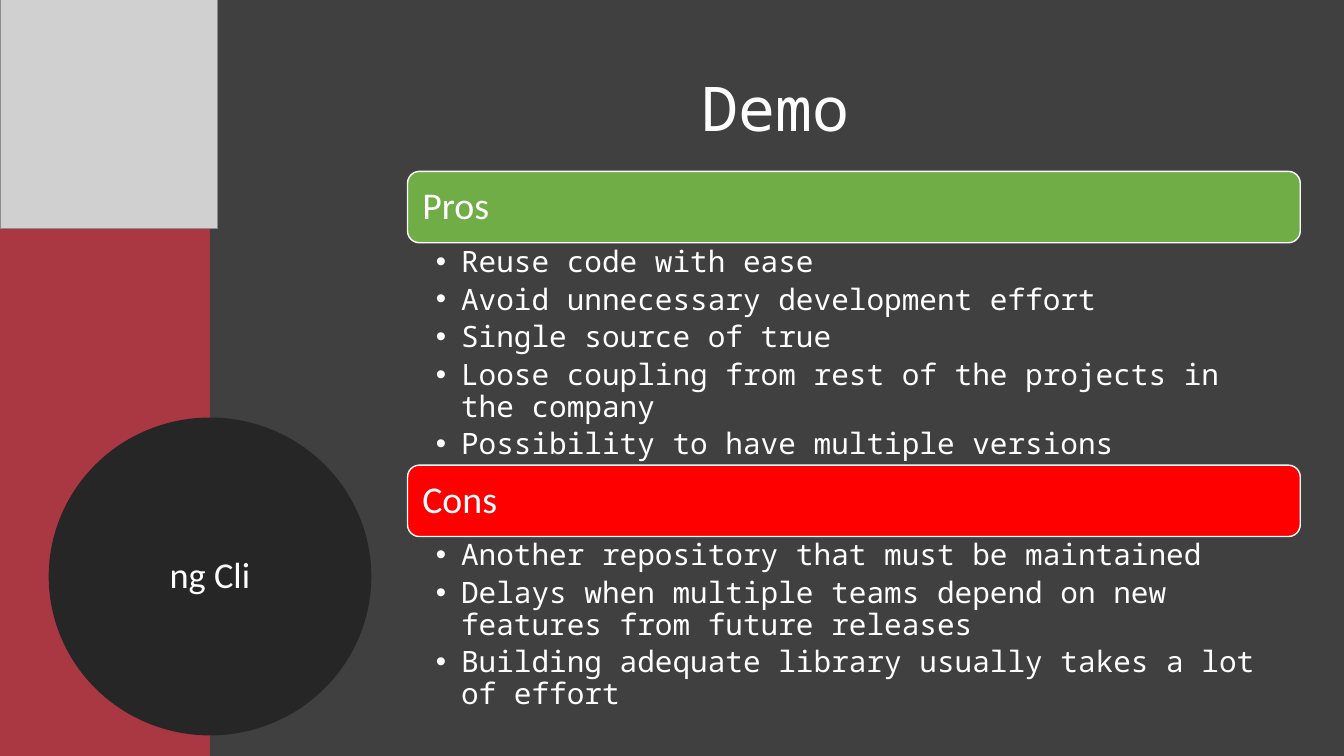
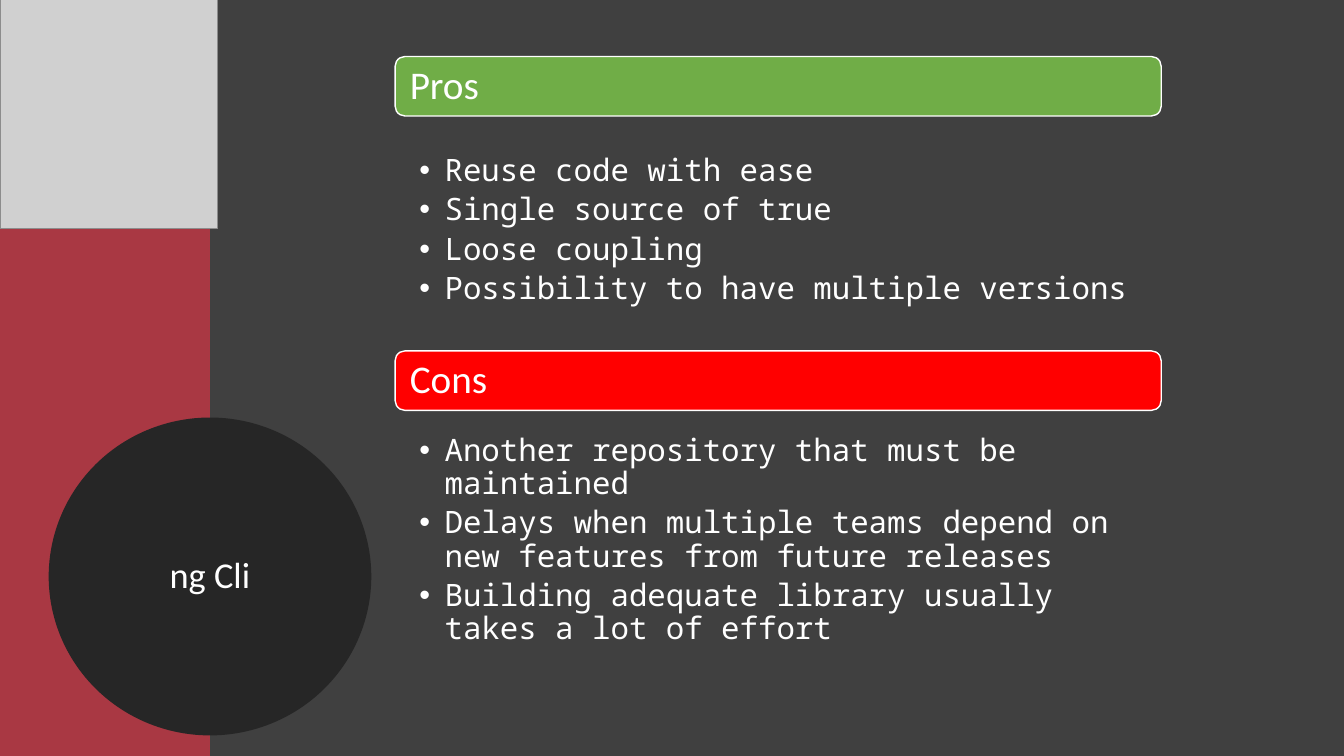
Before and after one commit to Xapuu/programingStuff, a slide deck: slide 14 of ngMeetup.pptx. Drawn at 1344x756 pixels with LibreOffice and Linux fonts; fonts in the diff are those of the drawing; grey boxes stand for pictures. Boxes give left, top, right and bottom in pixels: in the first picture for what was removed or moved away, otherwise in the second. Text is boxed around its words. In the diff, an @@ line names an element or a change of style, - is before the commit and + after.

Commit message:
WIP: Presentation

```diff
--- a/ngMeetup.pptx
+++ b/ngMeetup.pptx
@@ rounded rectangle: place and size @@
-rounded rectangle at (407,171,1301,243)
+rounded rectangle at (395,56,1162,116)
@@ text "Pros": place and size @@
-text "Pros" at (422,194,489,220)
+text "Pros" at (410,74,479,100)
@@ text "Pros" at (410,74,479,100): size 27 to 28 pt @@
@@ text removed at (701,87,849,132) @@
-Demo
@@ text "Reuse code with ease": place and size @@
-text "Reuse code with ease" at (461,249,1219,461)
+text "Reuse code with ease" at (445,157,1127,307)
@@ text at (445,157,1127,307): size 21 to 22 pt in "Reuse code with ease", "Single source of true", "Possibility to have multiple versions" @@
@@ text at (445,236,703,268): text changed; size 21 to 22 pt @@
-  • Loose coupling from rest of the projects in the company
+  • Loose coupling
@@ text at (461,287,1096,317): paragraph removed @@
-  • Avoid unnecessary development effort
@@ rounded rectangle: place and size @@
-rounded rectangle at (407,465,1301,536)
+rounded rectangle at (395,351,1162,410)
@@ text "Cons" at (410,367,487,394): size 27 to 28 pt @@
@@ text "Cons": place and size @@
-text "Cons" at (422,488,497,514)
+text "Cons" at (410,367,487,394)
@@ text "Another repository that must be ...": place and size @@
-text "Another repository that must be ..." at (461,542,1254,705)
+text "Another repository that must be ..." at (445,437,1109,640)
@@ text "Another repository that must be ..." at (445,437,1109,640): size 21 to 22 pt @@
```
Also in this commit, not shown: 3 other slides changed.
